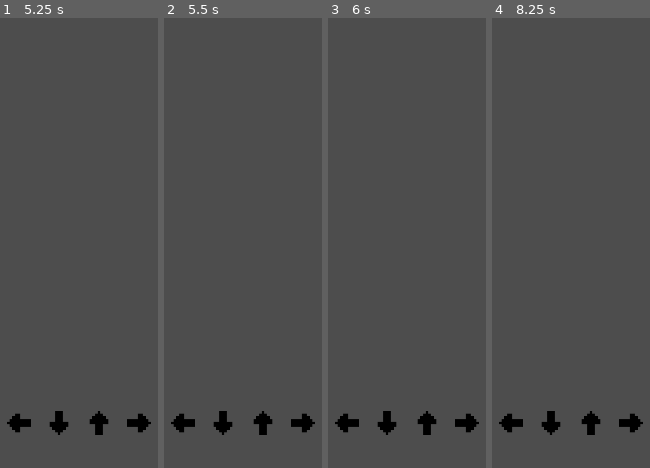
Above: before the commit, frames 1-4 (left to right).
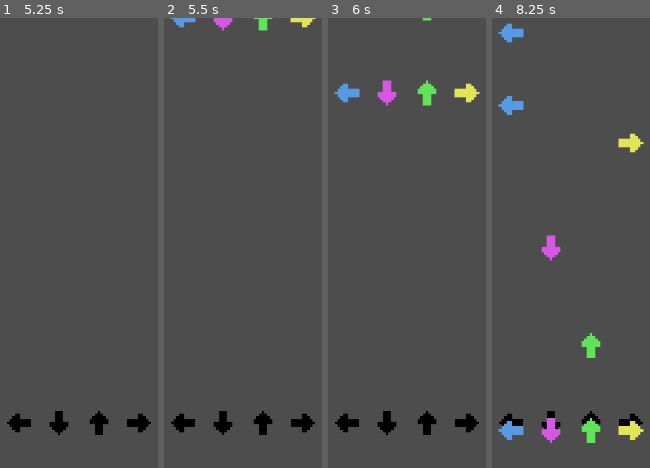
Above: after the commit, the same moments.

Repository: janicedtea/pokemon-rhythm-kitty
Game: Godot game, scene res://game_level.tscn
The game is run twice, just before and just after one commit, with the same random seed, the same clock (stepped at 60 frames per second) and the same inputs. This scene is started directly instead of the project's main scene.
Inputs:
- Up to frame 1 (5.25 s): tap Enter at 0.5, 2, 3.5 s; hold Right (ui_right) 0.53-1.28 s; tap Alt every 1.5 s from 0.6 to 5.1 s; tap Space at 1.25, 2.75, 4.25 s; hold Down (ui_down) 1.28-2.03 s; tap Shift at 1.35, 2.85, 4.35 s; hold Right (ui_right) 2.03-2.78 s; hold Up (ui_up) 2.78-3.53 s; hold Left (ui_left) 3.53-5.03 s; hold Down (ui_down) from 5.03 s (still down)
- Up to frame 2 (5.5 s): keep holding Down (ui_down)
- Up to frame 3 (6 s): release Down (ui_down) at 5.78 s; hold Right (ui_right) from 5.78 s (still down); tap Shift at 5.85 s
- Up to frame 4 (8.25 s): release Right (ui_right) at 6.53 s; hold Up (ui_up) 6.53-7.28 s; tap Alt at 6.6, 8.1 s; hold Right (ui_right) 7.28-8.03 s; tap Shift at 7.35 s; hold Down (ui_down) from 8.03 s (still down)

Frame 1 is identical in both runs. In frame 2, 0.8% of the frame differs, in the area x 3-97%, y 0-3%; in frame 3, 1.7%; in frame 4, 3.7%, in the area x 3-97%, y 1-95%.

Commit message:
added random key spawning

Diff:
--- a/key_listener.gd
+++ b/key_listener.gd
@@ -8,7 +8,19 @@
 # Called every frame. 'delta' is the elapsed time since the previous frame.
 func _process(_delta: float) -> void:
 	if Input.is_action_just_pressed(key_name):
-		CreateFallingKey()
+		pass
+
+	if falling_key_queue.size() > 0:
+		var fk = falling_key_queue.front()
+
+		if not is_instance_valid(fk):
+			falling_key_queue.pop_front()
+			return
+
+		if fk.has_passed:
+			falling_key_queue.pop_front()
+			print("popped")
+
 
 func CreateFallingKey():
 	var fk_inst = falling_key.instantiate()
@@ -16,3 +28,9 @@
 	fk_inst.Setup(position.x, frame + 4)
 
 	falling_key_queue.push_back(fk_inst)
+
+
+func _on_random_spawn_timer_timeout() -> void:
+	CreateFallingKey()
+	$RandomSpawnTimer.wait_time = randf_range(0.4, 3)
+	$RandomSpawnTimer.start()
--- a/key_listener.tscn
+++ b/key_listener.tscn
@@ -4,10 +4,15 @@
 [ext_resource type="Script" uid="uid://2rsf7vgem52s" path="res://key_listener.gd" id="2_cs670"]
 
 [node name="KeyListener" type="Sprite2D"]
-position = Vector2(128.00002, 80)
 scale = Vector2(0.96666664, 0.9444444)
 texture = ExtResource("1_2k37l")
 hframes = 4
 vframes = 3
 script = ExtResource("2_cs670")
 key_name = "button_D"
+
+[node name="RandomSpawnTimer" type="Timer" parent="."]
+one_shot = true
+autostart = true
+
+[connection signal="timeout" from="RandomSpawnTimer" to="." method="_on_random_spawn_timer_timeout"]
